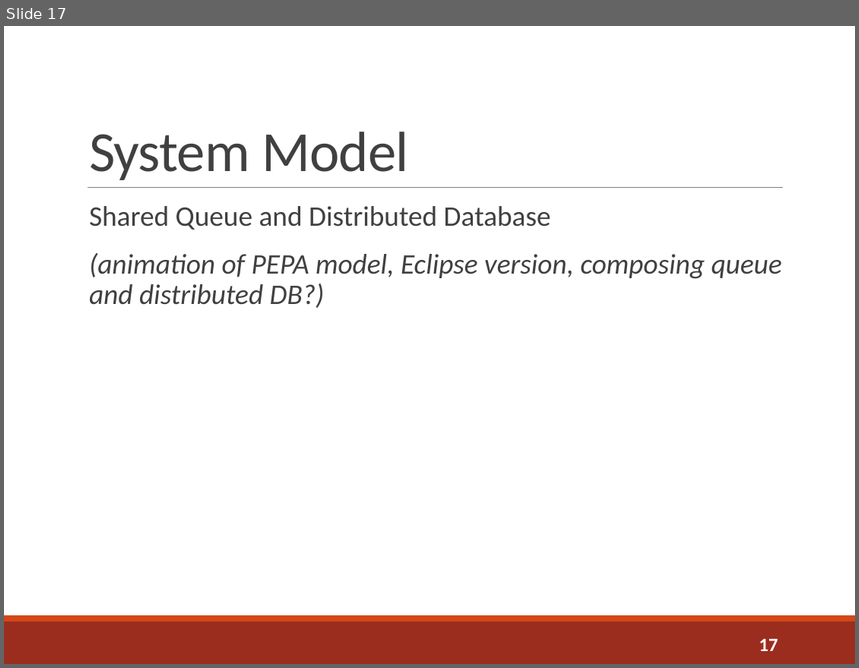
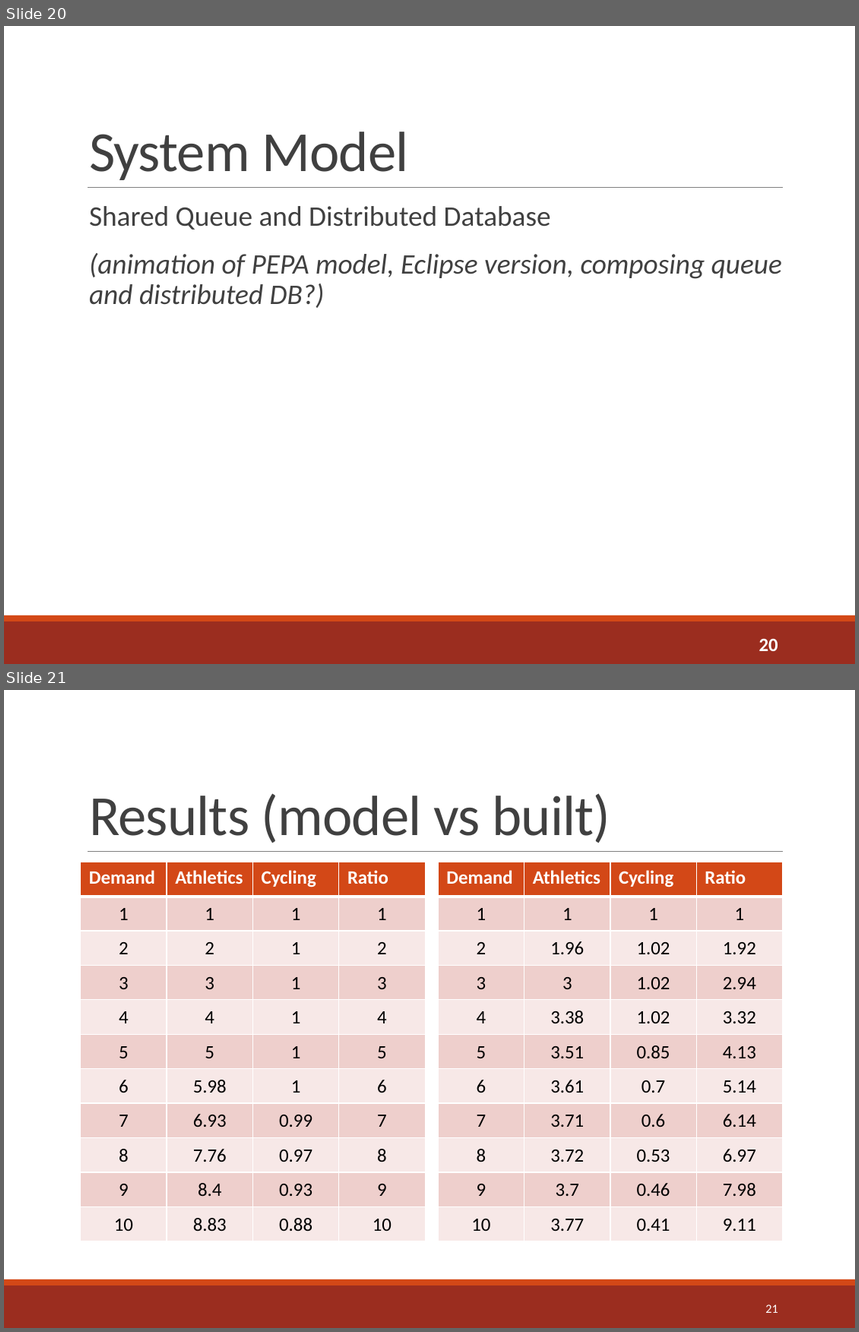
Before and after one commit to sshephard2/skewed-modelling, a slide deck: Presentation/Performance modelling of skewed demand in complex systems.pptx. Shown one above the other, each under a label of ours: slide 17 before the commit, slides 20 and 21 after it. The pictures are 859x668 and 859x1332 pixels, drawn with LibreOffice and Linux fonts; fonts in the diff are those of the drawing. Boxes give left, top, right and bottom in pixels: in the first picture for what was removed or moved away, otherwise in the second. Text is boxed around its words. In the diff, an @@ line names an element or a change of style, - is before the commit and + after.

```diff
--- a/Presentation/Performance modelling of skewed demand in complex systems.pptx
+++ b/Presentation/Performance modelling of skewed demand in complex systems.pptx
@@ slide 21 added at (4,690,855,1328), background #FFFFFF; not listed: 3 template elements that a slide beside it also shows @@
@@ title added at (89,793,610,843), 48 pt, text #404040 @@
+Results (model vs built)
@@ table added at (81,862,424,1242), 11 rows, 4 columns @@
+Demand | Athletics | Cycling | Ratio
+1 | 1 | 1 | 1
+2 | 2 | 1 | 2
+3 | 3 | 1 | 3
+4 | 4 | 1 | 4
+5 | 5 | 1 | 5
+6 | 5.98 | 1 | 6
+7 | 6.93 | 0.99 | 7
+8 | 7.76 | 0.97 | 8
+9 | 8.4 | 0.93 | 9
+10 | 8.83 | 0.88 | 10
@@ table added at (438,862,782,1242), 11 rows, 4 columns @@
+Demand | Athletics | Cycling | Ratio
+1 | 1 | 1 | 1
+2 | 1.96 | 1.02 | 1.92
+3 | 3 | 1.02 | 2.94
+4 | 3.38 | 1.02 | 3.32
+5 | 3.51 | 0.85 | 4.13
+6 | 3.61 | 0.7 | 5.14
+7 | 3.71 | 0.6 | 6.14
+8 | 3.72 | 0.53 | 6.97
+9 | 3.7 | 0.46 | 7.98
+10 | 3.77 | 0.41 | 9.11
@@ page number added at (766,1305,778,1313), 10.5 pt, text #FFFFFF @@
+21
@@ what was slide 17 is now slide 20 @@
@@ page number at (759,639,778,651): text changed @@
-17
+20
```
Also in this commit, not shown: 6 slides changed, 4 other slides added, 5 slides removed, 2 other files.
